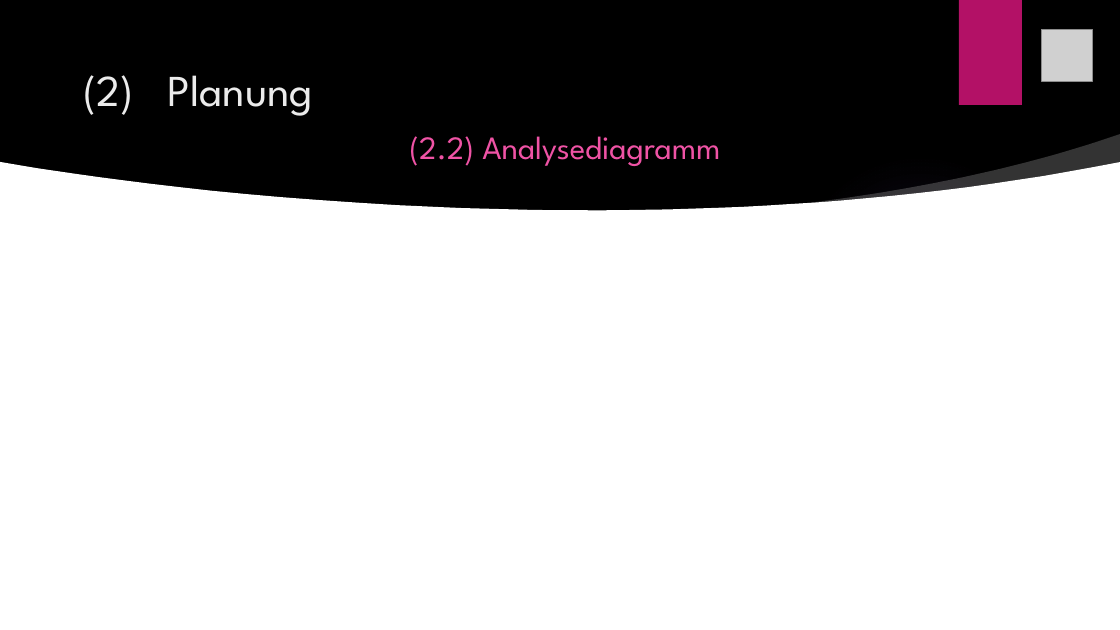
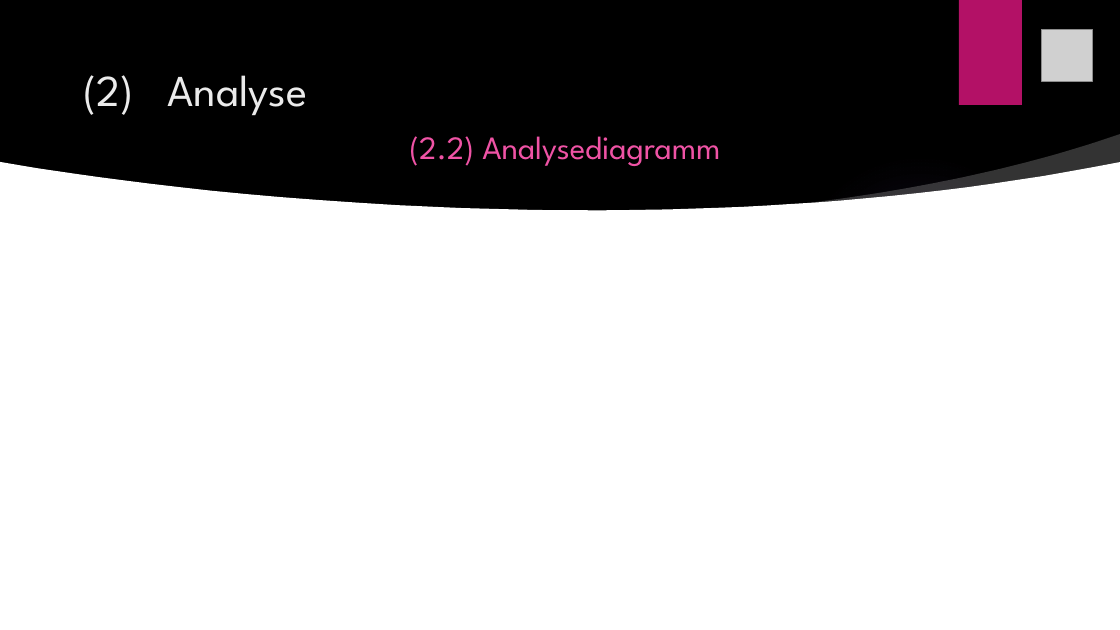
Before and after one commit to hejo221/swt20w37, a slide deck: slide 6 of LaBouteillePräsentation/LaBouteille.pptx (slide 5 before the commit). Drawn at 1120x630 pixels with LibreOffice and Linux fonts; fonts in the diff are those of the drawing; grey boxes stand for pictures; background and template pictures are left out. Boxes give left, top, right and bottom in pixels: in the first picture for what was removed or moved away, otherwise in the second. Text is boxed around its words. In the diff, an @@ line names an element or a change of style, - is before the commit and + after.

```diff
--- a/LaBouteillePräsentation/LaBouteille.pptx
+++ b/LaBouteillePräsentation/LaBouteille.pptx
@@ title at bbox=[84, 75, 720, 166]: text changed @@
-(2) Planung
-(2.2) Analysediagramm
+(2) Analyse
+(2.2) Analysediagramm
```
Also in this commit, not shown: 2 other slides changed, 3 slides added, 14 slides removed, 4 other files.
